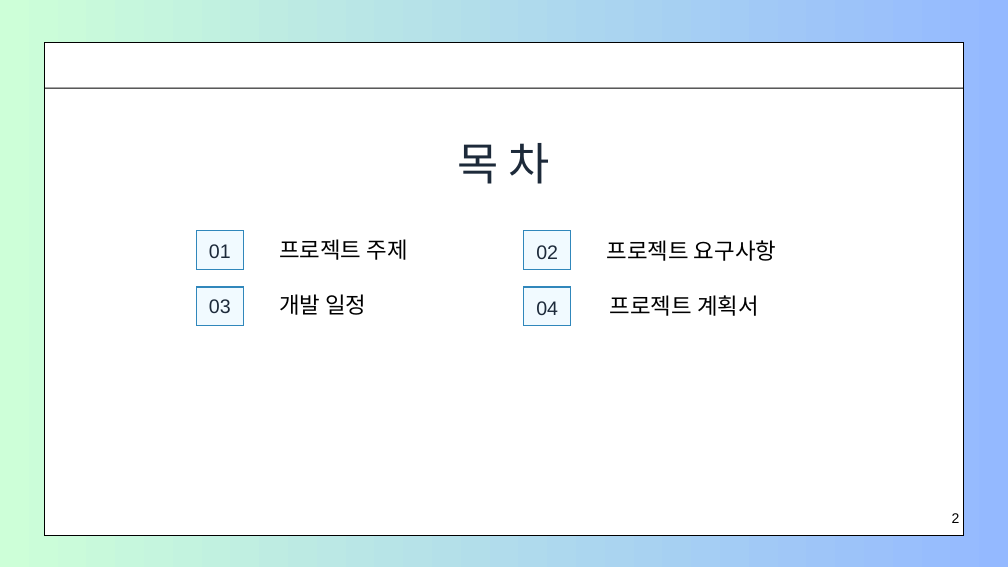
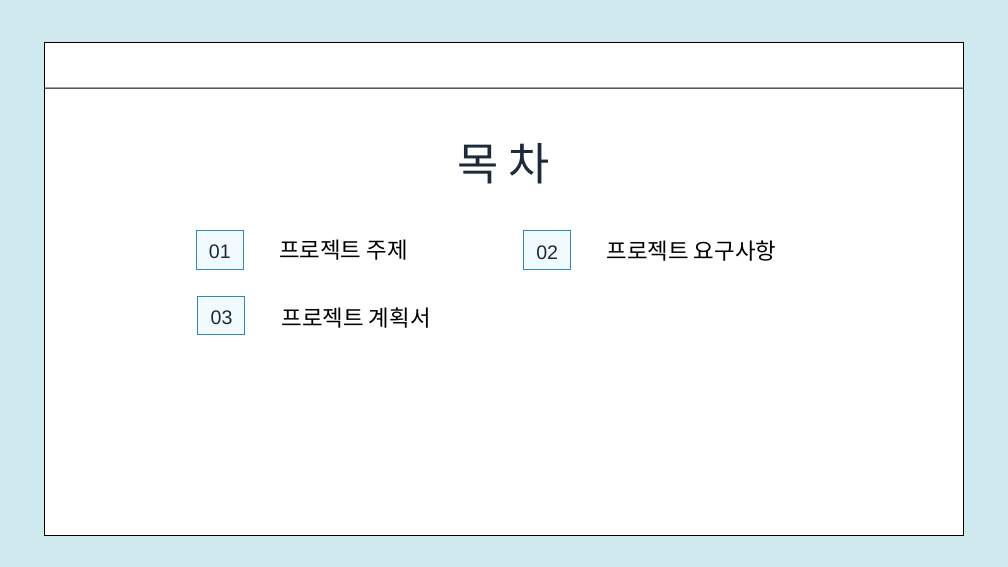
Before and after one commit to JANGCHUALHWA/FlutterProject, a slide deck: slide 2 of 장철화 앱 프로젝트.pptx. Drawn at 1008x567 pixels with LibreOffice and Linux fonts; fonts in the diff are those of the drawing. Boxes give left, top, right and bottom in pixels: in the first picture for what was removed or moved away, otherwise in the second. Text is boxed around its words. In the diff, an @@ line names an element or a change of style, - is before the commit and + after.

```diff
--- a/장철화 앱 프로젝트.pptx
+++ b/장철화 앱 프로젝트.pptx
@@ background gradient #CDFFD8 to #94B9FF to #B7DEE8 at 66% opacity @@
@@ freeform shape removed at (x1=197, y1=287, x2=243, y2=326) @@
@@ freeform shape moved from (x1=524, y1=287, x2=571, y2=326) to (x1=198, y1=296, x2=244, y2=335) @@
@@ text removed at (x1=279, y1=294, x2=366, y2=315) @@
-개발 일정
@@ text "03" moved from (x1=209, y1=299, x2=231, y2=313) to (x1=211, y1=310, x2=233, y2=324) @@
@@ text "프로젝트 계획서" moved from (x1=610, y1=295, x2=759, y2=316) to (x1=281, y1=307, x2=431, y2=328) @@
@@ text removed at (x1=536, y1=301, x2=558, y2=315) @@
-04
@@ text removed at (x1=952, y1=513, x2=960, y2=523) @@
-2
```
Also in this commit, not shown: 5 other slides changed, 4 slides added.
